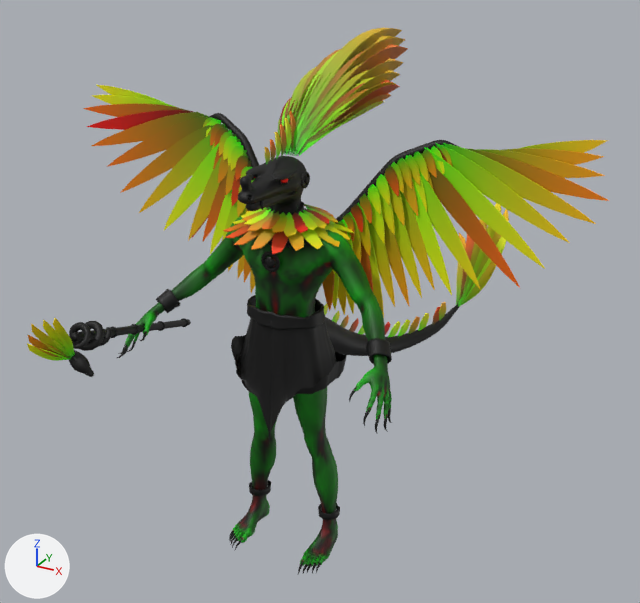
Two versions of the glTF model public/models/gods/kukulkan.glb, one commit apart.
Both versions are drawn from a camera (50 mm lens) standing at (2.31, -3.87, 3.52) and looking at (0.06, 0.22, 1.48). Every picture has the same lights, and +X, +Y and +Z are marked at lower left. The older version comes first. Vertices at exactly the same position are counted once.

Before the edit, the objects in view are built like this:
```python
me_crest = bpy.data.meshes.new('crest')
me_crest.from_pydata(...)  # 920 vertices, 1748 faces; spans x -0.23..0.23, y -0.21..1.35, z 2.37..2.9
me_crest.materials.append(mat_fur)
me_ruff = bpy.data.meshes.new('ruff')
me_ruff.from_pydata(...)  # 1600 vertices, 3040 faces; spans x -0.328..0.35, y -0.348..0.333, z 1.957..2.106
me_ruff.materials.append(mat_fur)
me_serpent_head = bpy.data.meshes.new('serpent_head')
me_serpent_head.from_pydata(...)  # 20206 vertices, 40328 faces; spans x -0.12..0.12, y -0.438..0.089, z 1.934..2.379
me_serpent_head.materials.append(mat_skin)
me_staff_plumes = bpy.data.meshes.new('staff_plumes')
me_staff_plumes.from_pydata(...)  # 200 vertices, 380 faces; spans x -0.328..-0.186, y -1.573..-1.44, z 1.802..2.0
me_staff_plumes.materials.append(mat_fur)
me_tail_plumes = bpy.data.meshes.new('tail_plumes')
me_tail_plumes.from_pydata(...)  # 828 vertices, 1596 faces; spans x -0.03..0.69, y 0.26..1.91, z 0.89..1.73
me_tail_plumes.materials.append(mat_fur)
me_wings = bpy.data.meshes.new('wings')
me_wings.from_pydata(...)  # 4996 vertices, 9456 faces; spans x -1.59..1.59, y 0.08..0.46, z 1.45..2.57
me_wings.materials.append(mat_fur)
ob_crest = bpy.data.objects.new('crest', me_crest)
ob_crest.location = (0.0, 0.0, 0.0)
ob_ruff = bpy.data.objects.new('ruff', me_ruff)
ob_ruff.location = (0.0, 0.0, 0.0)
ob_serpent_head = bpy.data.objects.new('serpent_head', me_serpent_head)
ob_serpent_head.location = (0.0, 0.0, 0.0)
ob_staff_plumes = bpy.data.objects.new('staff_plumes', me_staff_plumes)
ob_staff_plumes.location = (0.0, 0.0, 0.0)
ob_tail_plumes = bpy.data.objects.new('tail_plumes', me_tail_plumes)
ob_tail_plumes.location = (0.0, 0.0, 0.0)
ob_wings = bpy.data.objects.new('wings', me_wings)
ob_wings.location = (0.0, 0.0, 0.0)
# also in view: 'sash' at (0.0, -0.05, 1.52); 'tail' at (0.16, 0.81, 1.13); 'body' at (0.0, -0.22, 1.08); 'loincloth' at (-0.01, -0.01, 1.14); 'staff_serpent' at (-0.31, -1.22, 1.74)
```
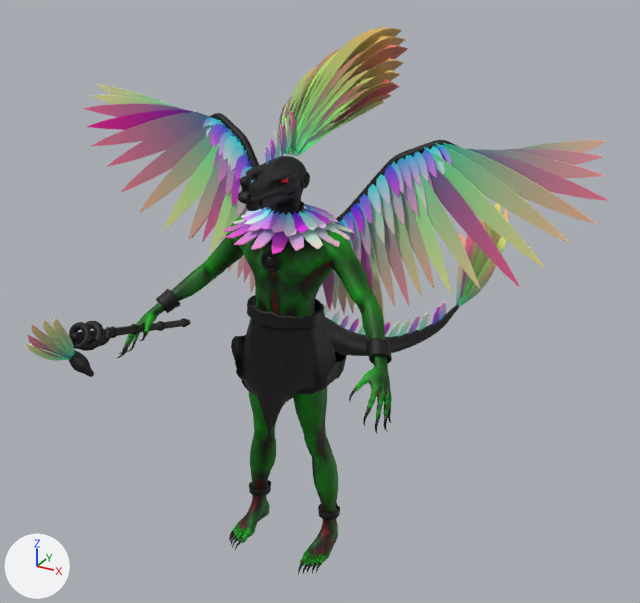
Pixel boxes (x1, y1, x2, y2) of what changed, in the pictures (640 x 603 px):
part 1 of me_crest, recoloured: (264, 28, 408, 164) in both
part 2 of me_ruff, recoloured (lighter): (223, 204, 355, 255) in both
part 3 of me_wings, recoloured (lighter): (83, 85, 609, 318) in both
part 4 of me_tail_plumes, recoloured: (324, 203, 509, 337) in both
part 5 of me_staff_plumes, recoloured (lighter): (40, 333, 75, 361) in both
part 6 of me_staff_plumes, recoloured: (27, 318, 63, 347) in both
part 7 of me_staff_plumes, recoloured (lighter): (27, 318, 72, 360) in both

What changed in the scene script:
```text
Change me_crest:
    where me_crest.from_pydata(...)  # 920 vertices, 1748 faces; spans x -0.23..0.23, y -0.21..1.35, z 2.37..2.9
    used by ob_crest; location = (0.0, 0.0, 0.0)
    me_crest part 1: 1748 faces centred in x -0.22..0.22, y -0.21..1.3, z 2.38..2.89 are repainted in the vertex colours, in many colours
Change me_ruff:
    where me_ruff.from_pydata(...)  # 1600 vertices, 3040 faces; spans x -0.328..0.35, y -0.348..0.333, z 1.957..2.106
    used by ob_ruff; location = (0.0, 0.0, 0.0)
    me_ruff part 2: 3040 faces centred in x -0.32..0.341, y -0.338..0.323, z 1.961..2.103 are repainted in the vertex colours, in many colours
Change me_wings:
    where me_wings.from_pydata(...)  # 4996 vertices, 9456 faces; spans x -1.59..1.59, y 0.08..0.46, z 1.45..2.57
    used by ob_wings; location = (0.0, 0.0, 0.0)
    me_wings part 3: 7920 faces centred in x -1.55..1.55, y 0.08..0.41, z 1.47..2.57 are repainted in the vertex colours, in many colours
Change me_tail_plumes:
    where me_tail_plumes.from_pydata(...)  # 828 vertices, 1596 faces; spans x -0.03..0.69, y 0.26..1.91, z 0.89..1.73
    used by ob_tail_plumes; location = (0.0, 0.0, 0.0)
    me_tail_plumes part 4: 1596 faces centred in x -0.03..0.68, y 0.26..1.91, z 0.89..1.71 are repainted in the vertex colours, in many colours
Change me_staff_plumes:
    where me_staff_plumes.from_pydata(...)  # 200 vertices, 380 faces; spans x -0.328..-0.186, y -1.573..-1.44, z 1.802..2.0
    used by ob_staff_plumes; location = (0.0, 0.0, 0.0)
    me_staff_plumes part 5: 196 faces centred in x -0.265..-0.188, y -1.53..-1.443, z 1.804..1.909 are repainted in the vertex colours; the middle colour goes from green #7cdc00 to green #7cdca1
    me_staff_plumes part 6: 58 faces centred in x -0.324..-0.209, y -1.571..-1.474, z 1.855..1.994 are repainted in the vertex colours; the middle colour goes from yellow #f4dc00 to beige #f4dca1
    me_staff_plumes part 7: 126 faces centred in x -0.294..-0.191, y -1.559..-1.459, z 1.83..1.946 are repainted in the vertex colours; the middle colour goes from yellow #cbdc00 to green #cbdca1
```
